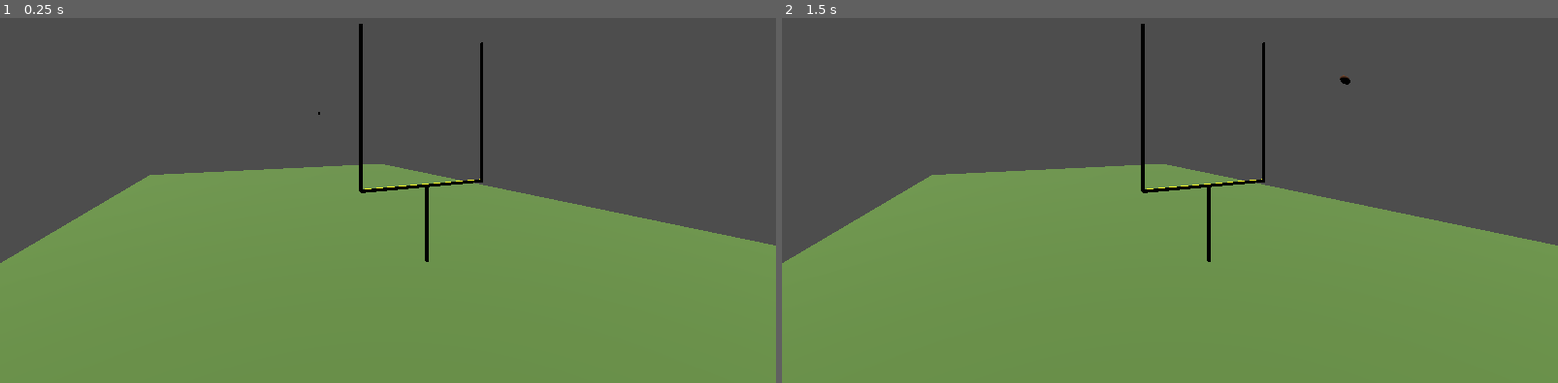
Above: before the commit, frames 1-2 (left to right).
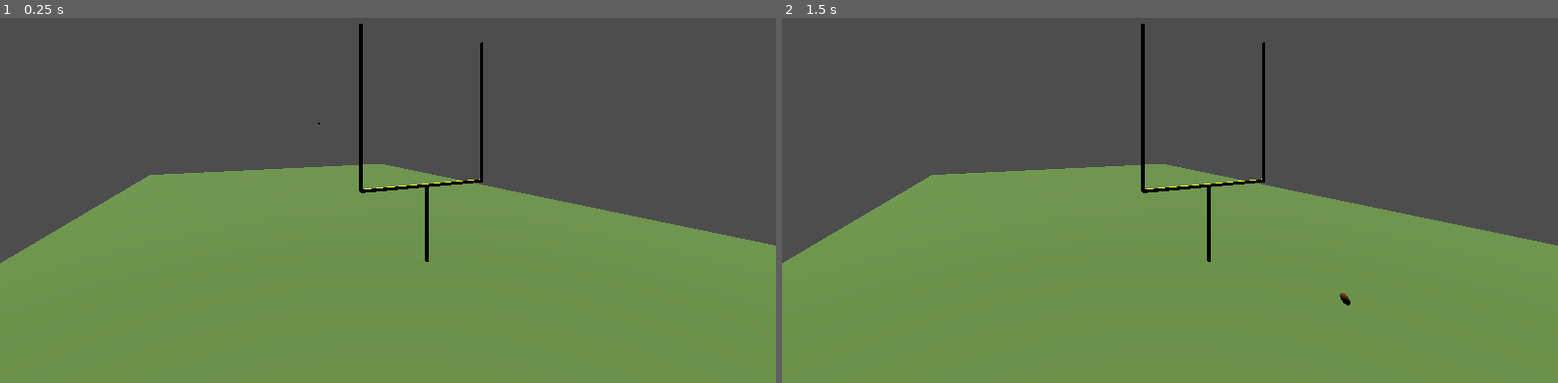
Above: after the commit, the same moments.

Repository: Edryst/field-goal-ai
Game: Godot game, scene res://Scenes/main.tscn
Two runs of this game, one before a commit and one after it. Both use one fixed random seed, a clock stepped at 60 frames per second and the inputs below. The project has no main scene, so this scene is started directly.
Inputs:
- Up to frame 1 (0.25 s): no input
- Up to frame 2 (1.5 s): tap Enter at 0.5 s; tap Space at 1.25 s

The runs differ from the first frame. In frame 1, less than 0.1% of the frame differs, in the area x 41-42%, y 25-30%; in frame 2, less than 0.1%, in the area x 71-74%, y 15-79%.

Commit message:
Add goal detection and scoring logic

Diff:
--- a/godot/Scenes/football.tscn
+++ b/godot/Scenes/football.tscn
@@ -19,7 +19,7 @@
 radius = 0.085
 height = 0.28
 
-[node name="Football" type="RigidBody3D" unique_id=1020021174]
+[node name="Football" type="RigidBody3D" unique_id=1020021174 groups=["football"]]
 mass = 0.41
 physics_material_override = SubResource("PhysicsMaterial_sstna")
 script = ExtResource("1_dceio")
--- a/godot/Scenes/main.tscn
+++ b/godot/Scenes/main.tscn
@@ -1,6 +1,7 @@
 [gd_scene format=3 uid="uid://6xog4csor2br"]
 
 [ext_resource type="PackedScene" uid="uid://bkgrt6d2p2vrm" path="res://Scenes/football.tscn" id="1_jjgbg"]
+[ext_resource type="Script" uid="uid://cii3ynrbkkksr" path="res://Scripts/goal_detector.gd" id="2_bo1nx"]
 
 [sub_resource type="StandardMaterial3D" id="StandardMaterial3D_7u77a"]
 albedo_color = Color(0.41960785, 0.58431375, 0.2784314, 1)
@@ -62,7 +63,7 @@
 radius = 0.06
 
 [sub_resource type="BoxShape3D" id="BoxShape3D_fdnlq"]
-size = Vector3(5.4, 6, 0.5)
+size = Vector3(5.4, 20, 0.5)
 
 [node name="Main" type="Node3D" unique_id=1497583186]
 
@@ -122,9 +123,11 @@
 shape = SubResource("CylinderShape3D_6iyac")
 
 [node name="GoalDetector" type="Area3D" parent="GoalPost" unique_id=2130620298]
+transform = Transform3D(1, 0, 0, 0, 1, 0, 0, 0, 1, 0, 0, -0.5)
+script = ExtResource("2_bo1nx")
 
 [node name="CollisionShape3D" type="CollisionShape3D" parent="GoalPost/GoalDetector" unique_id=1728766737]
-transform = Transform3D(1, 0, 0, 0, 1, 0, 0, 0, 1, 0, 6, 0)
+transform = Transform3D(1, 0, 0, 0, 1, 0, 0, 0, 1, 0, 13.05, 0)
 shape = SubResource("BoxShape3D_fdnlq")
 
 [node name="DirectionalLight3D" type="DirectionalLight3D" parent="." unique_id=985061350]
--- a/godot/Scripts/football.gd
+++ b/godot/Scripts/football.gd
@@ -5,7 +5,7 @@
 	apply_central_impulse(
 		Vector3(
 		0.0, # x: no sideways force
-		3.5, # y: upwards
+		1.95, # y: upwards
 		-8.0) # z: the direction towards goal (along negative z)
 		)
 
--- /dev/null
+++ b/godot/Scripts/goal_detector.gd
@@ -0,0 +1,8 @@
+extends Area3D
+
+func _ready() -> void:
+	body_entered.connect(_on_body_entered)
+
+func _on_body_entered(body: Node3D) -> void:
+	if body.is_in_group("football"):
+		print("IT'S GOOD!")
Not shown, added: godot/Scripts/goal_detector.gd.uid
